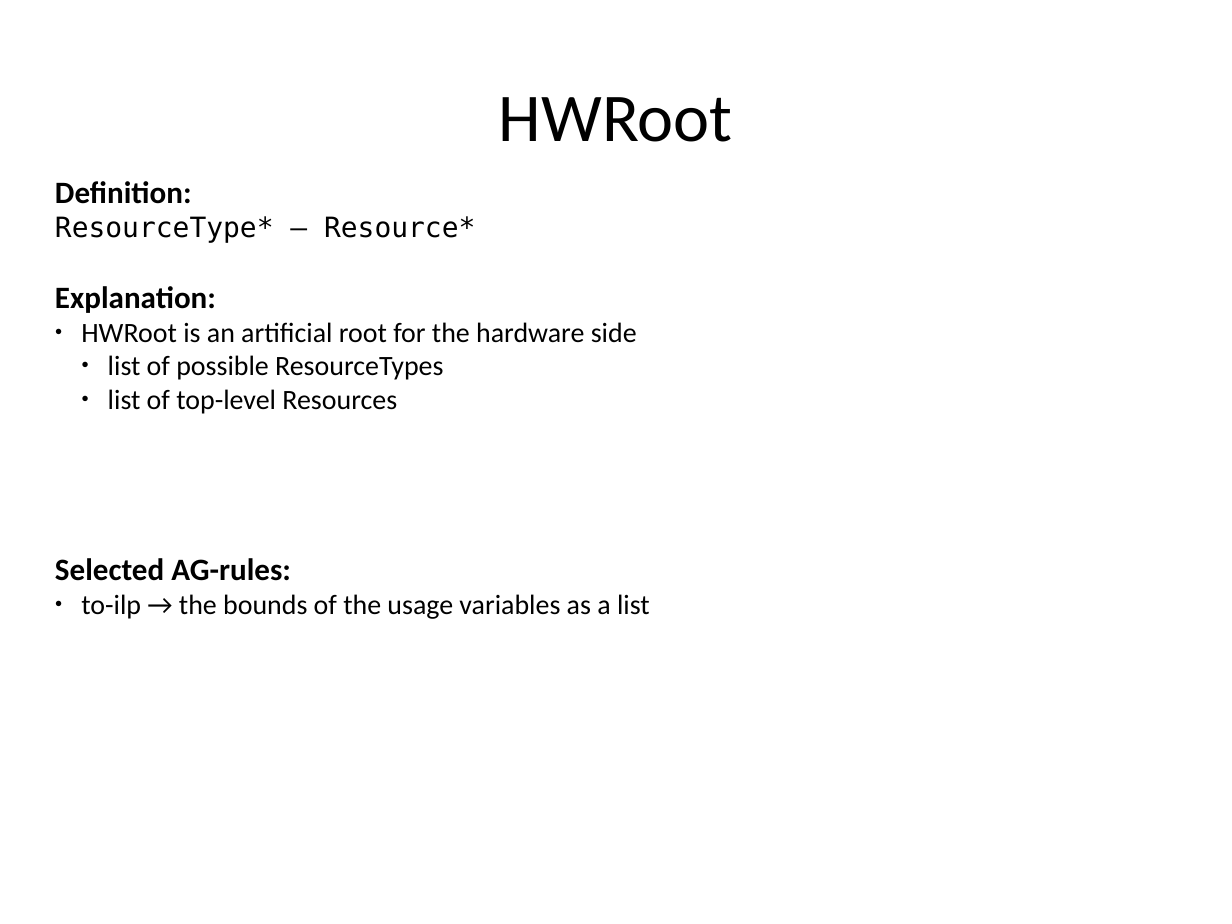
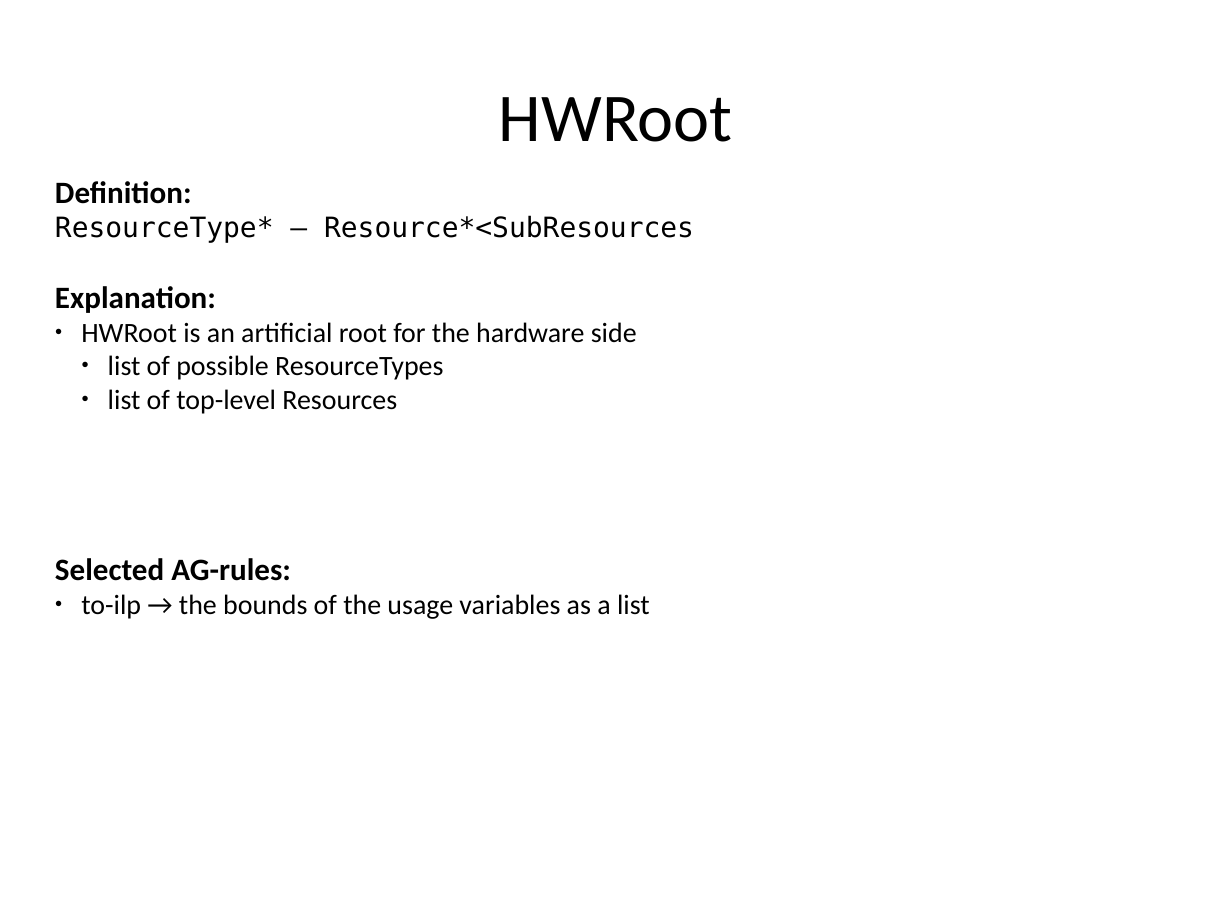
Before and after one commit to rene-schoene/racr-mquat, a slide deck: slide 30 of doc/the-model.odp (slide 28 before the commit). Drawn at 1232x924 pixels with LibreOffice and Linux fonts; fonts in the diff are those of the drawing. Boxes give left, top, right and bottom in pixels: in the first picture for what was removed or moved away, otherwise in the second. Text is boxed around its words. In the diff, an @@ line names an element or a change of style, - is before the commit and + after.

```diff
--- a/doc/the-model.odp
+++ b/doc/the-model.odp
@@ text at <box>55,215,694,243</box>: text changed @@
-ResourceType* – Resource*
+ResourceType* – Resource*<SubResources
```
Also in this commit, not shown: 12 other slides changed, 3 slides added.
